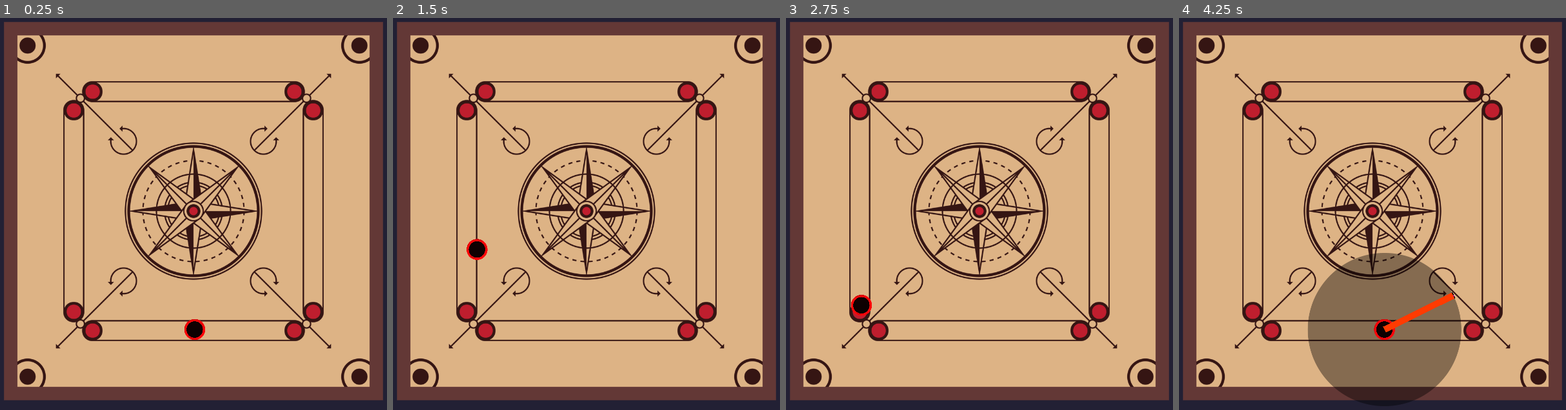
Above: before the commit, frames 1-4 (left to right).
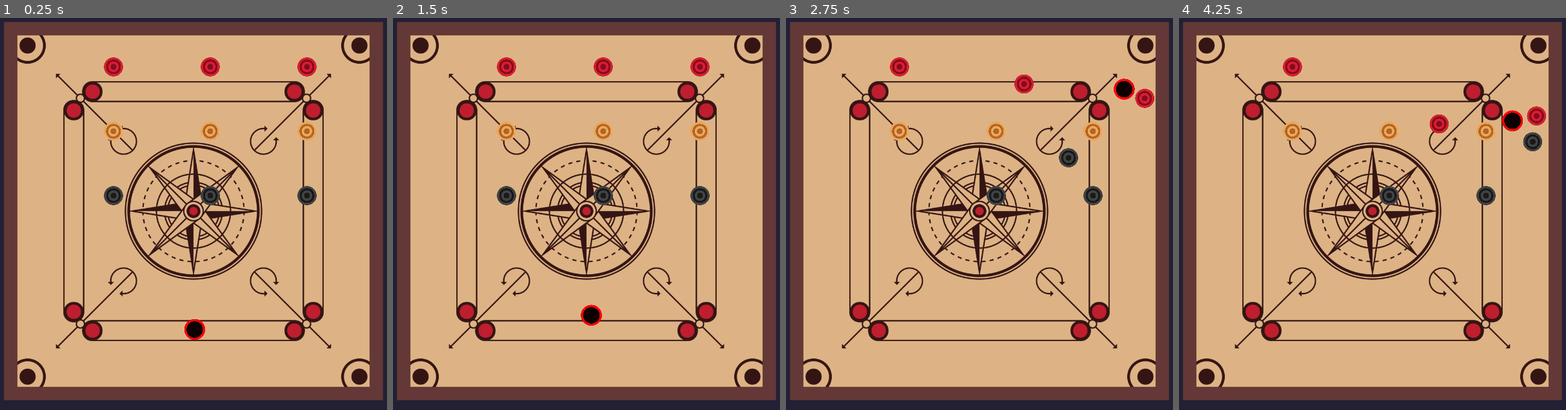
Above: after the commit, the same moments.

Repository: vignesh-seven/carroms
Game: Godot game, scene res://scenes/main.tscn
Two runs of this game, one before a commit and one after it. Both use one fixed random seed, a clock stepped at 60 frames per second and the inputs below.
Inputs (mouse positions are in pixels of both pictures, inside the frame that each line leads up to):
- Up to frame 1 (0.25 s): no input
- Up to frame 2 (1.5 s): tap Enter at 0.5 s; move the mouse to (679, 190) at 0.52 s; press the mouse at (679, 190) at 0.53 s; hold D (right) 0.53-1.28 s; tap Space (shoot) at 0.8, 1.35 s; move the mouse to (501, 233) at 1.27 s; release the mouse at (501, 233) at 1.28 s; hold A (left) from 1.28 s (still down)
- Up to frame 3 (2.75 s): click (894, 233) at 1.55 s; move the mouse to (1022, 119) at 2.02 s; release A (left) at 2.03 s; press the mouse at (1022, 119) at 2.03 s; hold D (right) from 2.03 s (still down); tap Space (shoot) at 2.3 s
- Up to frame 4 (4.25 s): move the mouse to (1353, 296) at 2.77 s; release the mouse at (1353, 296) at 2.78 s; tap Space (shoot) at 2.85, 3.8 s; click (1353, 296) at 3.05 s; move the mouse to (1496, 272) at 3.52 s; release D (right) at 3.53 s; press the mouse at (1496, 272) at 3.53 s; hold A (left) from 3.53 s (still down); tap F (reset_striker) at 4.15 s

The runs differ from the first frame. In frame 1, 1.7% of the frame differs, in the area x 26-82%, y 10-48%; in frame 2, 2.2%; in frame 3, 2.2%; in frame 4, 14%, in the area x 26-95%, y 10-98%.

Commit message:
added speed limit for carroms falling into the holes

Diff:
--- a/scenes/goal_points.gd
+++ b/scenes/goal_points.gd
@@ -19,8 +19,9 @@
 	#print(local_shape_owner)
 	#print(local_shape_node) # the local collision circle
 	monitoring_bodies.append([body, local_shape_node])
-	print(monitoring_bodies)
+	#print(monitoring_bodies)
 	#print(local_shape_node.shape.radius)
+	print("Body Entered: name = %s, velocity = %d" % [body.name, body.linear_velocity.length()])
 
 func _on_body_shape_exited(_body_rid, body, _body_shape_index, _local_shape_index):
 	monitoring_bodies = monitoring_bodies.filter(func(m_body): return m_body[0].name != body.name)
@@ -38,7 +39,9 @@
 		var dist = carrom.global_position.distance_to(collider.global_position)
 		#print("dist: %d" % dist)
 
-		if dist + carrom.get_child(1).shape.radius <= collider.shape.radius:
+		# when the carrom is inside the collider, and it's velocity is less than 1500
+		if (dist + carrom.get_child(1).shape.radius <= collider.shape.radius) and carrom.linear_velocity.length() < 1500:
 			print("INSIDE")
+			print(carrom.linear_velocity.length())
 			delete_carrom.emit(carrom)
 		#print("is inside?: %s" % )
--- a/scenes/main.gd
+++ b/scenes/main.gd
@@ -52,4 +52,5 @@
 
 
 func _on_goal_points_delete_carrom(carrom):
+	#print(carrom.linear_velocity)
 	carrom.queue_free()
--- a/scenes/main.tscn
+++ b/scenes/main.tscn
@@ -13,7 +13,7 @@
 [sub_resource type="WorldBoundaryShape2D" id="WorldBoundaryShape2D_vjnfr"]
 
 [sub_resource type="CircleShape2D" id="CircleShape2D_d2vdn"]
-radius = 46.6667
+radius = 31.6667
 
 [node name="Main" type="Node2D"]
 script = ExtResource("1_vu3lo")
@@ -51,19 +51,19 @@
 script = ExtResource("2_ei0oq")
 
 [node name="TopLeft" type="CollisionShape2D" parent="CarromBoard/GoalPoints"]
-position = Vector2(-70, -30)
+position = Vector2(-69.52, -30)
 shape = SubResource("CircleShape2D_d2vdn")
 
 [node name="TopRight" type="CollisionShape2D" parent="CarromBoard/GoalPoints"]
-position = Vector2(788.333, -31.6667)
+position = Vector2(785.528, -29.502)
 shape = SubResource("CircleShape2D_d2vdn")
 
 [node name="BottomLeft" type="CollisionShape2D" parent="CarromBoard/GoalPoints"]
-position = Vector2(-71.6667, 830)
+position = Vector2(-69.692, 826.49)
 shape = SubResource("CircleShape2D_d2vdn")
 
 [node name="BottomRight" type="CollisionShape2D" parent="CarromBoard/GoalPoints"]
-position = Vector2(790, 830)
+position = Vector2(786.04, 826.15)
 shape = SubResource("CircleShape2D_d2vdn")
 
 [node name="StrikerPositionMarker" type="Marker2D" parent="."]
@@ -76,47 +76,38 @@
 [node name="Markers" type="Node2D" parent="Carroms"]
 
 [node name="RedMarker" type="Marker2D" parent="Carroms/Markers"]
-visible = false
 position = Vector2(200, 100)
 metadata/color = "red"
 
 [node name="RedMarker2" type="Marker2D" parent="Carroms/Markers"]
-visible = false
 position = Vector2(350, 100)
 metadata/color = "red"
 
 [node name="RedMarker3" type="Marker2D" parent="Carroms/Markers"]
-visible = false
 position = Vector2(500, 100)
 metadata/color = "red"
 
 [node name="YellowMarker" type="Marker2D" parent="Carroms/Markers"]
-visible = false
 position = Vector2(200, 200)
 metadata/color = "yellow"
 
 [node name="YellowMarker2" type="Marker2D" parent="Carroms/Markers"]
-visible = false
 position = Vector2(350, 200)
 metadata/color = "yellow"
 
 [node name="YellowMarker3" type="Marker2D" parent="Carroms/Markers"]
-visible = false
 position = Vector2(500, 200)
 metadata/color = "yellow"
 
 [node name="BlackMarker" type="Marker2D" parent="Carroms/Markers"]
-visible = false
 position = Vector2(200, 300)
 metadata/color = "black"
 
 [node name="BlackMarker2" type="Marker2D" parent="Carroms/Markers"]
-visible = false
 position = Vector2(350, 300)
 metadata/color = "black"
 
 [node name="BlackMarker3" type="Marker2D" parent="Carroms/Markers"]
-visible = false
 position = Vector2(500, 300)
 metadata/color = "black"
 
--- a/scenes/strikers.gd
+++ b/scenes/strikers.gd
@@ -22,7 +22,7 @@
 		print("Released")
 
 func _physics_process(delta):
-	if Input.is_action_just_pressed("shoot") or Input.is_action_just_released("aim"):
+	if Input.is_action_just_released("aim"):
 		if $StrikerPhysics.get_child_count() == 0: # only spawn striker if there are no strikers already
 			$StrikerDummy.visible = false
 			var striker = striker_scene.instantiate()
@@ -56,6 +56,7 @@
 			if carrom.get_class() == "RigidBody2D":
 				if carrom.linear_velocity <= Vector2(2.0, 2.0) and carrom.linear_velocity >= Vector2(-2.0, -2.0):
 					all_objects_stopped_moving = true
+					continue
 				else:
 					all_objects_stopped_moving = false
 					break
@@ -66,6 +67,7 @@
 		var strikers = $StrikerPhysics.get_children(true)
 		# we're gonna iterate through it, just incase there's multiple of them (there shouldn't be, but hey)
 		for striker in strikers:
+			#print("Striker velocity: %d, %d: " % striker.linear_velocity.x, striker.linear_velocity.y)
 			striker.queue_free()
 		#find_child("Striker")
 		#print(find_children("Striker"))
